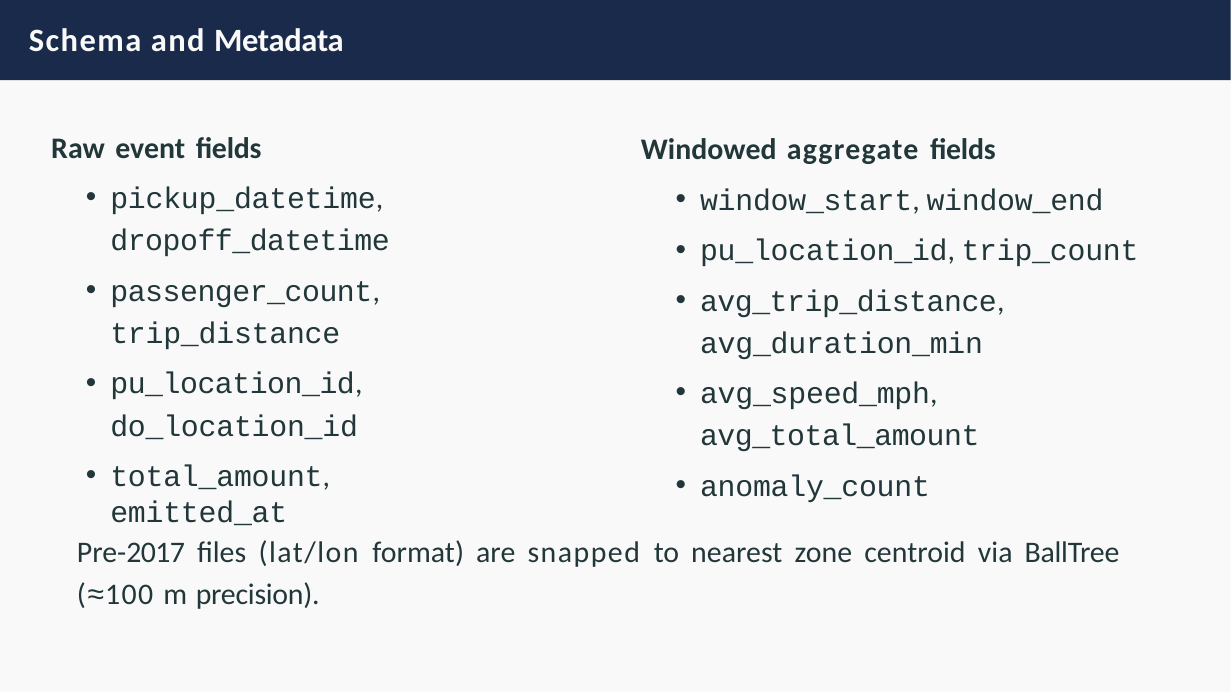
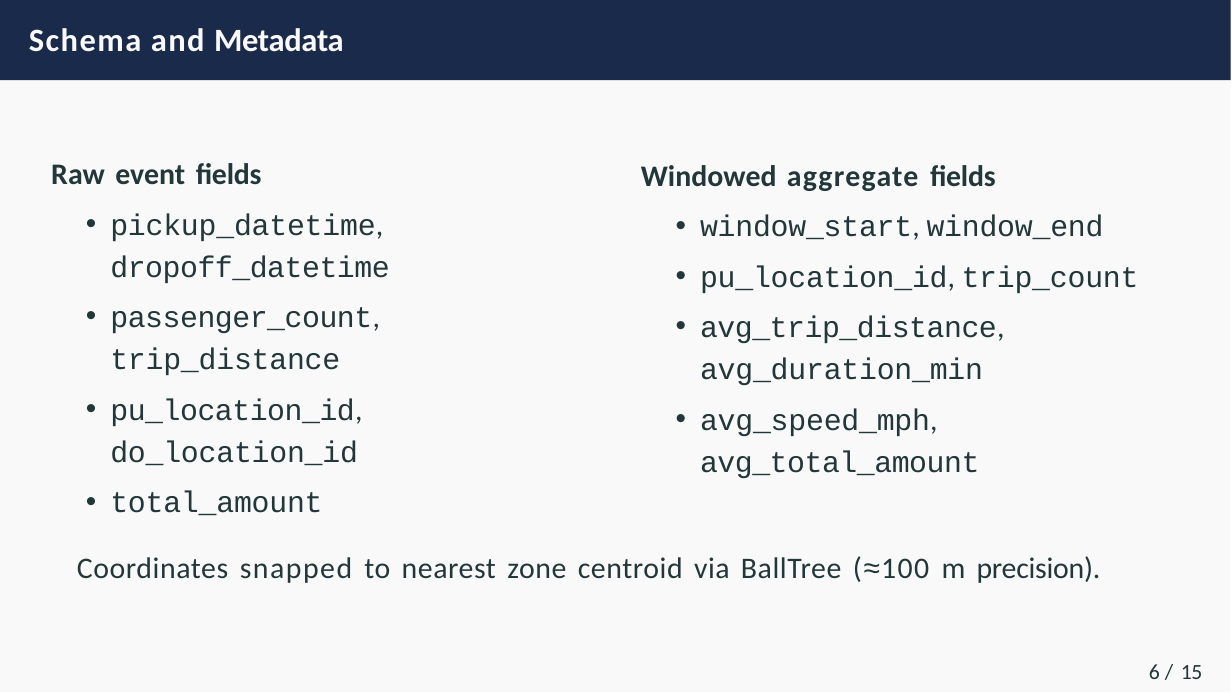
Before and after one commit to dhunganabibek/StreamCab, a slide deck: slide 9 of reports/streamcab_presentation.pptx. Drawn at 1232x693 pixels with LibreOffice and Linux fonts; fonts in the diff are those of the drawing. Boxes give left, top, right and bottom in pixels: in the first picture for what was removed or moved away, otherwise in the second. Text is boxed around its words. In the diff, an @@ line names an element or a change of style, - is before the commit and + after.

Commit message:
feat: presentation updated

```diff
--- a/reports/streamcab_presentation.pptx
+++ b/reports/streamcab_presentation.pptx
@@ text "Raw event fields": place and size @@
-text "Raw event fields" at (51,137,389,490)
+text "Raw event fields" at (51,163,389,516)
@@ text "Windowed aggregate fields": place and size @@
-text "Windowed aggregate fields" at (641,138,1104,502)
+text "Windowed aggregate fields" at (641,165,1104,478)
@@ text at (700,474,930,502): paragraph removed @@
-• anomaly_count
@@ text at (110,491,322,516): text changed @@
-• total_amount, emitted_at
+• total_amount
@@ text at (77,556,1101,583): text changed @@
-Pre-2017 files (lat/lon format) are snapped to nearest zone centroid via BallTree (≈100 m precision).
+Coordinates snapped to nearest zone centroid via BallTree (≈100 m precision).
@@ text added at (1149,664,1202,679), 8 pt, text #22373A @@
+6 / 15
```
Also in this commit, not shown: 5 other slides changed, 1 other file.
